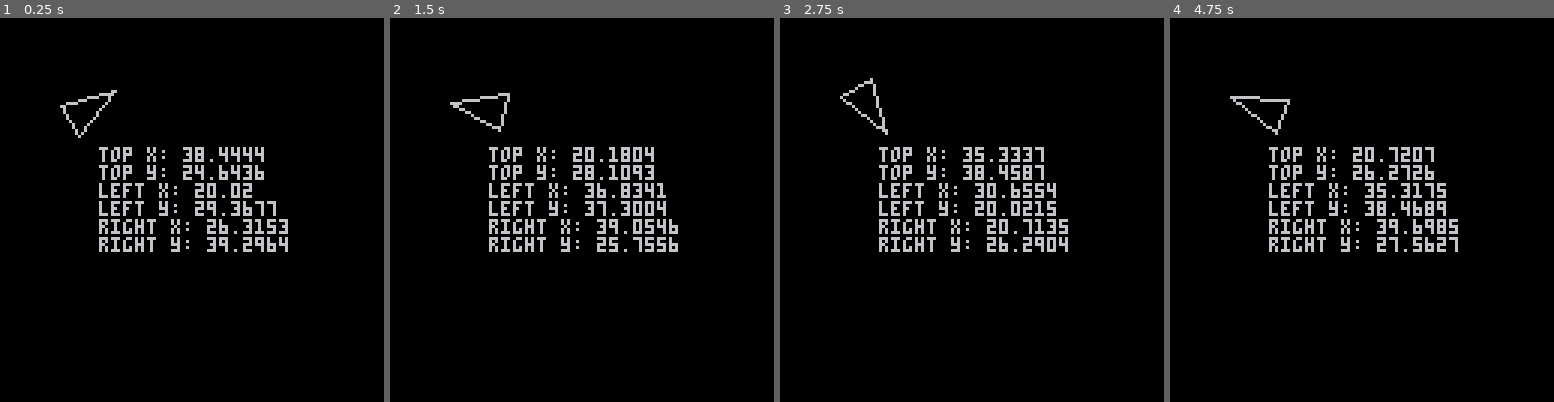
Above: before the commit, frames 1-4 (left to right).
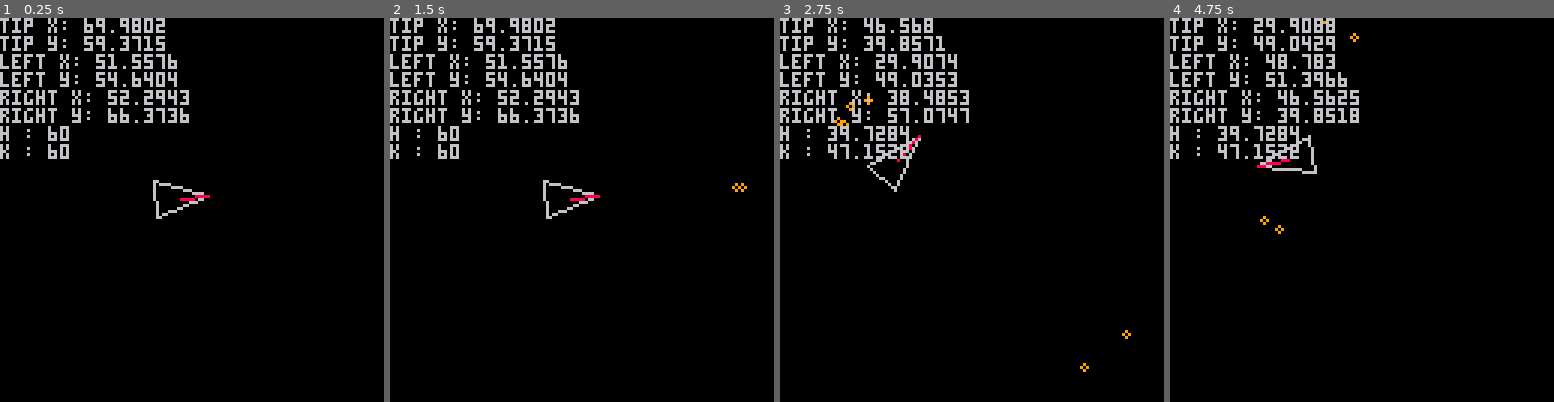
Above: after the commit, the same moments.

Repository: kdiab/carts
Game: PICO-8 cartridge assteroids/ass.p8
Same seed, same stepped clock (60 frames per second), same inputs: the game is played once before the commit and once after it.
Inputs:
- Up to frame 1 (0.25 s): no input
- Up to frame 2 (1.5 s): tap O (Z key) at 0.7 s
- Up to frame 3 (2.75 s): hold Right 1.6-2.1 s; tap O (Z key) at 1.7, 2.1, 2.5 s; hold Up 2.15-2.42 s; hold Right from 2.47 s (still down)
- Up to frame 4 (4.75 s): tap O (Z key) every 0.4 s from 2.9 to 4.5 s; release Right at 3.03 s; hold Left 3.08-3.58 s; hold Right 4.02-4.68 s; hold Up from 4.73 s (still down)

The runs differ from the first frame. In frame 1, 8.6% of the frame differs, in the area x 0-75%, y 0-61%; in frame 2, 8.8%; in frame 3, 9.2%; in frame 4, 9.2%.

Commit message:
movement, bullets, triangle rotation

Diff:
--- a/assteroids/ass.p8
+++ b/assteroids/ass.p8
@@ -6,16 +6,20 @@
 		debug = true
 
 		pi = 3.1415926535
+
+		bullet_init()
 		player_init()
 end
 -->8
 --update & draw
 function _update()
 		player_update()
+		update_bullet()
 end
 
 function _draw()
 		player_draw()
+		draw_bullet()
 		if debug then
 				dbg_print()
 		end
@@ -24,33 +28,49 @@
 --player
 
 function player_init()
-		local r = 20
-		local h = 30
-		local k = 30
-		local tip = 0
-		local b_l = 0.33
-		local b_r = 0.67
-		s = 0.01
+		r 									= 10
+		h 									= 60
+		k 									= 60
+		tip 							= 0
+		b_l 							= 0.40
+		b_r 							= 0.60
+		s 									= 0.01
+		base_speed = 3
+		turning_speed = 0.04
 		p = {
-		top={x=h+cos(tip+s)*r,y=k+sin(tip+s)*r},
-		left={x=h+cos(b_l+s)*r,y=k+sin(b_l+s)*r},
-		right={x=h+cos(b_r+s)*r,y=k+sin(b_r+s)*r}
+		top={x=0,y=0},
+		left={x=0,y=0},
+		right={x=0,y=0},
+		d_vec={x=0,y=0}
 		}
 end
 
 function player_update()
-		local r = 10
-		local h = 30
-		local k = 30
-		local tip = 0
-		local b_l = 0.40
-		local b_r = 0.60
-		s += 0.01
 		p = {
 		top={x=h+cos(tip+s)*r,y=k+sin(tip+s)*r},
 		left={x=h+cos(b_l+s)*r,y=k+sin(b_l+s)*r},
-		right={x=h+cos(b_r+s)*r,y=k+sin(b_r+s)*r}
+		right={x=h+cos(b_r+s)*r,y=k+sin(b_r+s)*r},
+		d_vec={x=cos(tip+s), y=sin(tip+s)}
 		}
+		if btn(⬅️) then
+				s += turning_speed
+		end
+		if btn(➡️) then
+				s -= turning_speed
+		end
+		if btn(⬆️) then
+				h += p.d_vec.x*base_speed
+				k += p.d_vec.y*base_speed
+		end
+		if btn(4) then
+				spawn_bullet(
+						p.top.x,
+						p.top.y,
+						p.d_vec.x,
+						p.d_vec.y
+				)
+		end
+
 end
 
 function player_draw()
@@ -58,20 +78,62 @@
 		line(p.top.x, p.top.y, p.left.x, p.left.y)
 		line(p.top.x, p.top.y, p.right.x, p.right.y)
 		line(p.right.x, p.right.y, p.left.x, p.left.y)
+		line(h, k,p.top.x,p.top.y,8)
 end
 -->8
 --dbg
 
 function dbg_print()
 		print(
-		"top x: "..p.top.x..
-		"\ntop y: "..p.top.y..
+		"tip x: "..p.top.x..
+		"\ntip y: "..p.top.y..
 		"\nleft x: "..p.left.x..
 		"\nleft y: "..p.left.y..
 		"\nright x: "..p.right.x..
-		"\nright y: "..p.right.y,
-		33,43,6
+		"\nright y: "..p.right.y..
+		"\nh : "..h..
+		"\nk : "..k,
+
+		0,0,6
 		)
+end
+-->8
+--bullet
+
+function bullet_init()
+		bullets = {}
+		fire_rate = 2
+end
+
+function update_bullet()
+		for i=1, #bullets do
+				bullets[i].x += bullets[i].dx*fire_rate
+				bullets[i].y += bullets[i].dy*fire_rate
+		end
+		for b in all(bullets) do
+				if b.x > 128
+				or b.x < 0
+				or b.y > 128
+				or b.y < 0 then
+						del(bullets,b)
+				end
+		end
+end
+
+function spawn_bullet(x, y, dx, dy)
+		local b = {
+							x=x,
+							y=y,
+							dx=dx,
+							dy=dy
+						}
+		add(bullets,b)
+end
+
+function draw_bullet()
+		for b in all(bullets) do
+				circ(b.x, b.y, 1,9)
+		end
 end
 __gfx__
 00000000000000000000000000000000000000000000000000000000000000000000000000000000000000000000000000000000000000000000000000000000
